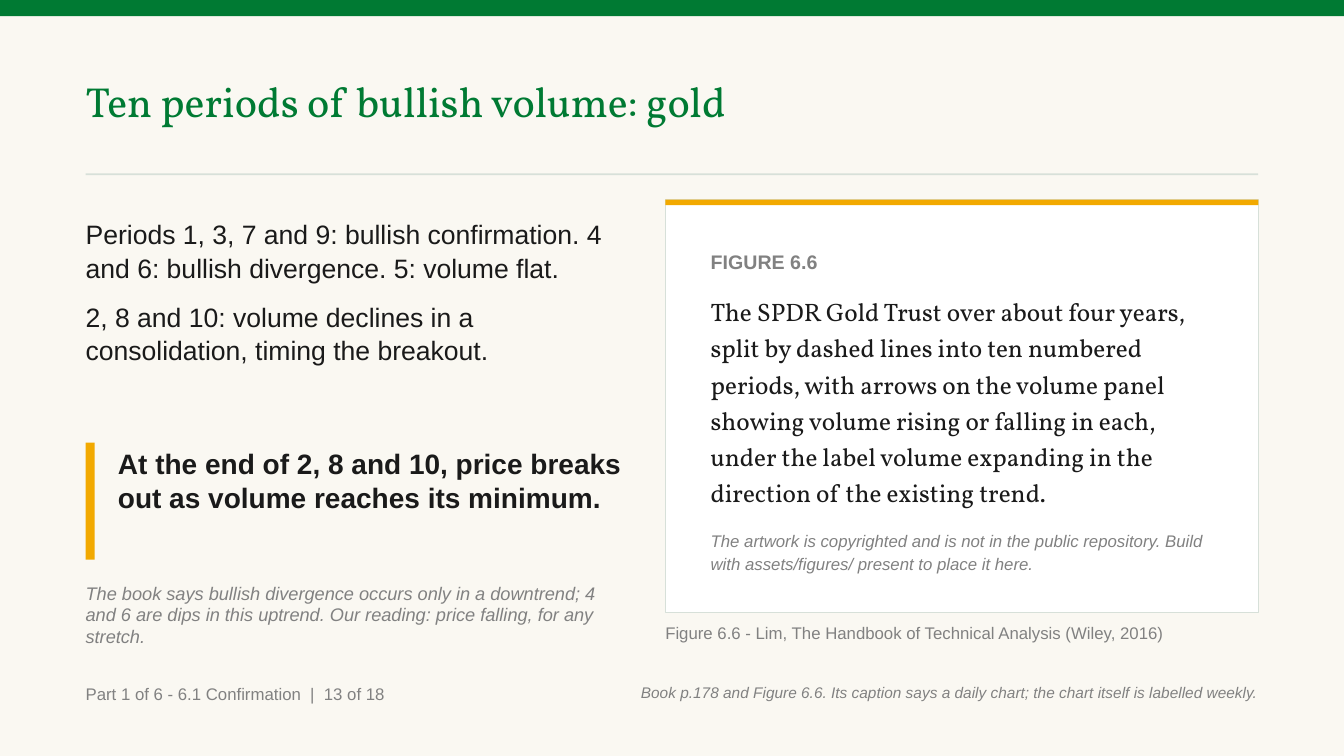
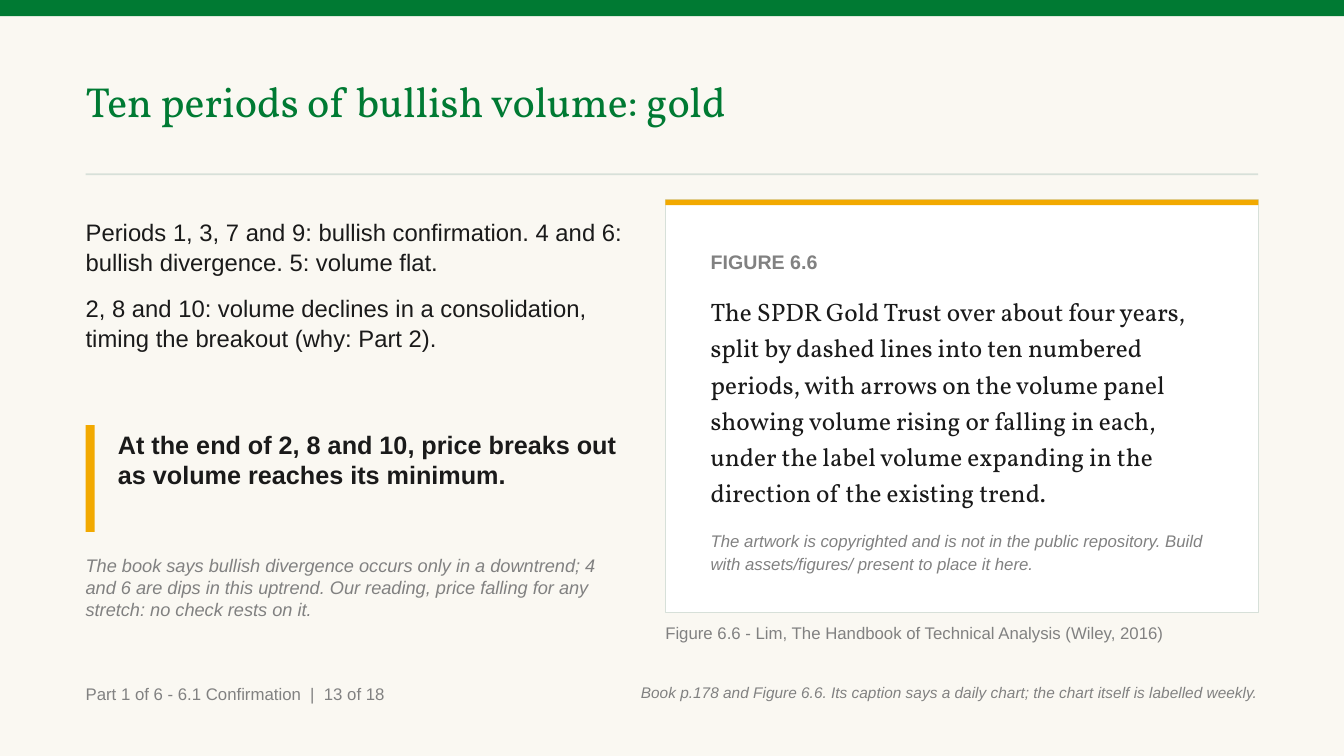
Before and after one commit to benjiesotelo-sudo/Telos_FIN1209, a slide deck: slide 18 of chapter-06/FIN1209-Chapter-06.pptx. Drawn at 1344x756 pixels with LibreOffice and Linux fonts; fonts in the diff are those of the drawing. Boxes give left, top, right and bottom in pixels: in the first picture for what was removed or moved away, otherwise in the second. Text is boxed around its words. In the diff, an @@ line names an element or a change of style, - is before the commit and + after.

```diff
--- a/chapter-06/FIN1209-Chapter-06.pptx
+++ b/chapter-06/FIN1209-Chapter-06.pptx
@@ text at bbox=[86, 223, 622, 276]: size 19 to 17 pt in "Periods 1, 3, 7 and 9: bullish ..." @@
@@ text at bbox=[86, 299, 586, 352]: text changed; size 19 to 17 pt @@
-2, 8 and 10: volume declines in a consolidation, timing the breakout.
+2, 8 and 10: volume declines in a consolidation, timing the breakout (why: Part 2).
@@ rectangle: place and size @@
-rectangle at bbox=[86, 443, 95, 560]
+rectangle at bbox=[86, 425, 95, 532]
@@ text "At the end of 2, ...": place and size @@
-text "At the end of 2, ..." at bbox=[118, 453, 620, 509]
+text "At the end of 2, ..." at bbox=[118, 435, 616, 485]
@@ text "At the end of 2, ..." at bbox=[118, 435, 616, 485]: size 20 to 18 pt @@
@@ text at bbox=[86, 559, 595, 616]: text changed @@
-The book says bullish divergence occurs only in a downtrend; 4 and 6 are dips in this uptrend. Our reading: price falling, for any stretch.
+The book says bullish divergence occurs only in a downtrend; 4 and 6 are dips in this uptrend. Our reading, price falling for any stretch: no check rests on it.
```
Also in this commit, not shown: 20 other slides changed, 7 other files.
